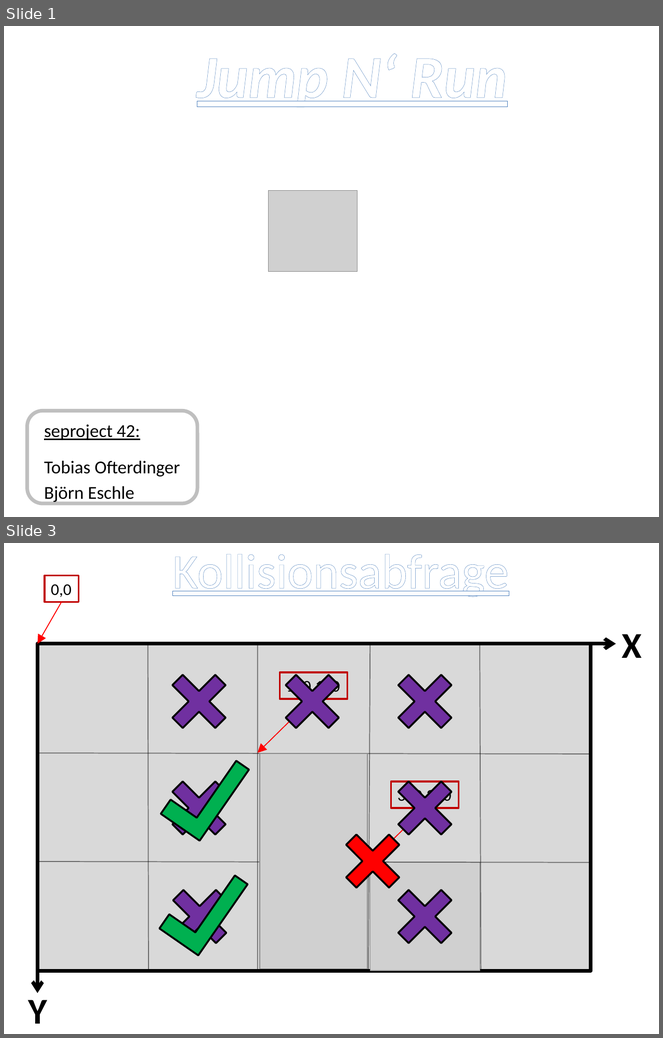
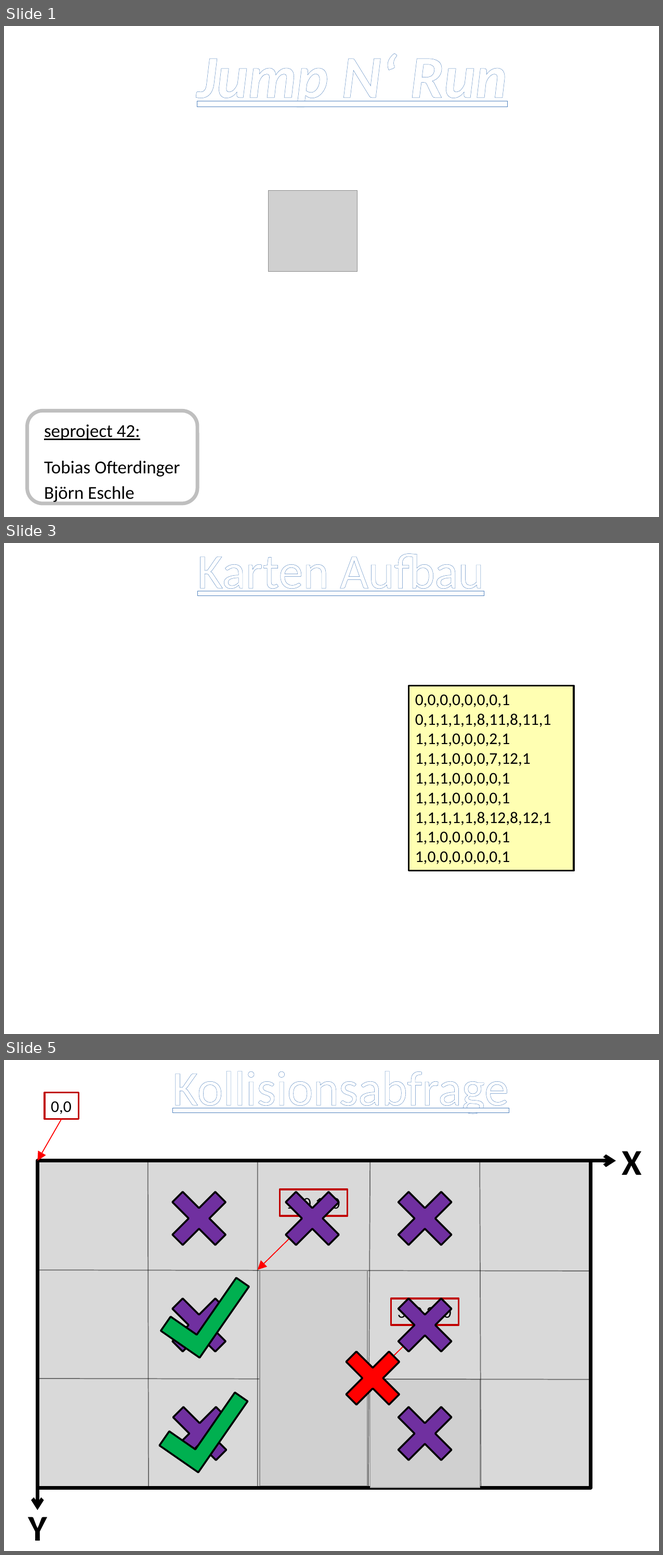
Before and after one commit to bjoern42/seproject42, a slide deck: seproject42.pptx. Shown one above the other, each under a label of ours: slides 1 and 3 before the commit, slides 1, 3 and 5 after it; the slides between them are not shown. The pictures are 663x1038 and 663x1555 pixels, drawn with LibreOffice and Linux fonts; fonts in the diff are those of the drawing; grey boxes stand for pictures; background and template pictures are left out. Boxes give left, top, right and bottom in pixels: in the first picture for what was removed or moved away, otherwise in the second. Text is boxed around its words. In the diff, an @@ line names an element or a change of style, - is before the commit and + after.

```diff
--- a/seproject42.pptx
+++ b/seproject42.pptx
@@ slide 3 added at <box>4,543,659,1034</box>, background #FFFFFF @@
@@ text added at <box>197,553,484,596</box>, 54 pt, text #FFFFFF, underline @@
+Karten Aufbau
@@ rectangle added at <box>409,686,574,871</box>, fill #FFFF00 at 30% opacity, outline #000000 2 pt, 18 pt, text #000000 @@
+0,0,0,0,0,0,0,1
+0,1,1,1,1,8,11,8,11,1
+1,1,1,0,0,0,2,1
+1,1,1,0,0,0,7,12,1
+1,1,1,0,0,0,0,1
+1,1,1,0,0,0,0,1
+1,1,1,1,1,8,12,8,12,1
+1,1,0,0,0,0,0,1
+1,0,0,0,0,0,0,1
@@ what was slide 3 is now slide 5 @@
```
Also in this commit, not shown: 3 other slides added.
